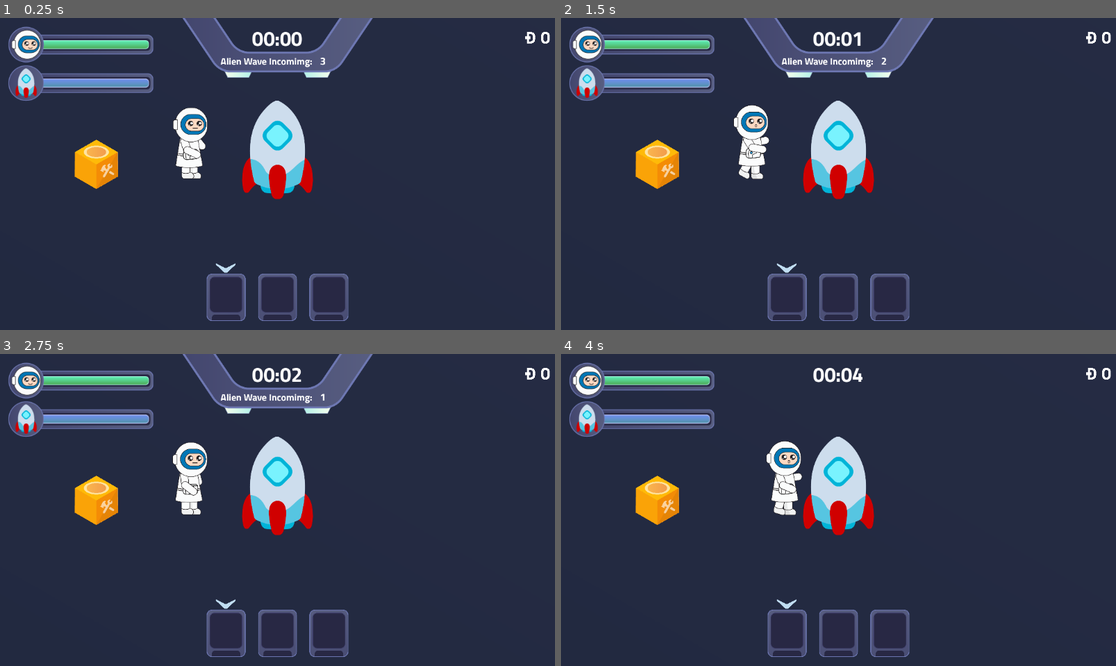
Above: before the commit, frames 1-4 (two rows, left to right).
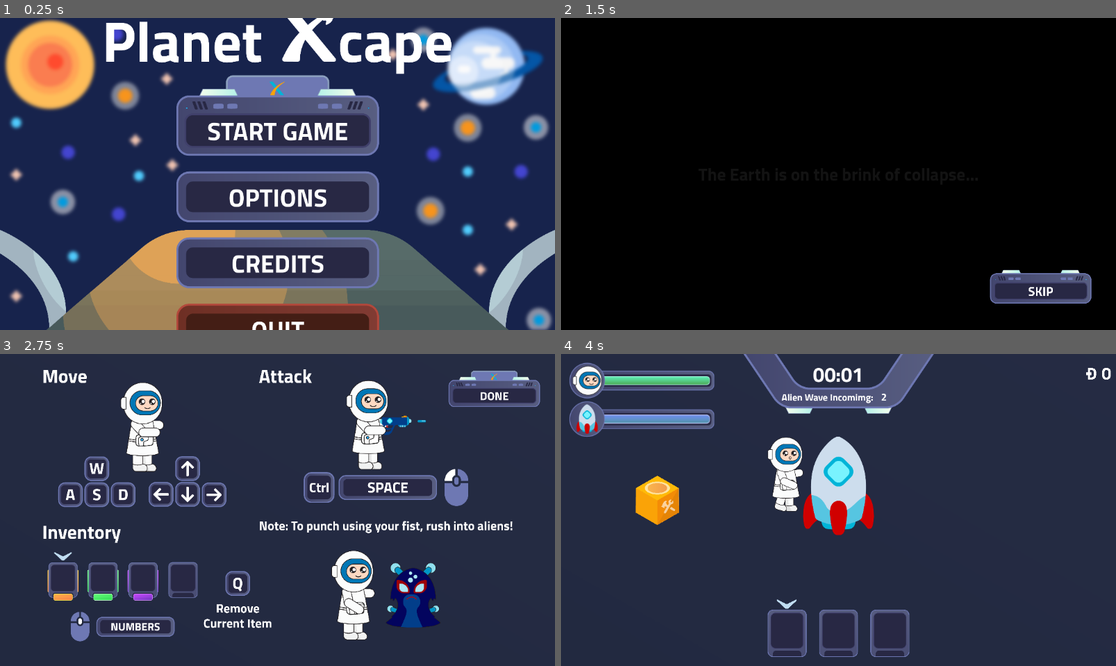
Above: after the commit, the same moments.

Repository: SenaHBHS/planet-xcape
Game: Godot game, scene res://scenes/home_screen/home.tscn
Same seed, same stepped clock (60 frames per second), same inputs: the game is played once before the commit and once after it. Before the commit the project starts from res://scenes/game/game.tscn.
Inputs (mouse positions are in pixels of both pictures, inside the frame that each line leads up to):
- Up to frame 1 (0.25 s): no input
- Up to frame 2 (1.5 s): click (838, 114) at 0.52 s; click (838, 117) at 1.27 s
- Up to frame 3 (2.75 s): click (477, 619) at 2.02 s
- Up to frame 4 (4 s): click (1054, 388) at 2.77 s; move the mouse to (960, 494) at 3.52 s; hold D (move_right) from 3.53 s (still down); tap Space (attack) at 3.6 s; click (960, 494) at 3.67 s

The runs differ from the first frame. In frame 1, 51% of the frame differs, in the area x 0-100%, y 0-100%; in frame 2, 99%; in frame 3, 25%; in frame 4, 3.9%.

Commit message:
linked up all the main scenes for MVP

Diff:
--- a/autoload/game_manager.gd
+++ b/autoload/game_manager.gd
@@ -1,7 +1,7 @@
 extends Node
 
 # globalising the player and rocket position and hp points
-var player_pos: Vector2 = Vector2(0, 0)
+var player_pos: Vector2 = Vector2(400, 250) # initial position
 var rocket_pos: Vector2 = Vector2(0, 0)
 # max hp points
 var player_max_hp_points: float = LevelManager.get_level_props()["player_hp_points"]
--- a/autoload/scene_manager.gd
+++ b/autoload/scene_manager.gd
@@ -2,6 +2,7 @@
 
 # defining the scenes
 const home_scene: PackedScene = preload("res://scenes/home_screen/home.tscn")
+const select_level_scene: PackedScene = preload("res://scenes/select_level_screen/select_level.tscn")
 const story_scene: PackedScene = preload("res://scenes/story/story.tscn")
 const how_to_screen_scene: PackedScene = preload("res://scenes/how_to_screen/how_to_screen.tscn")
 const options_scene: PackedScene = preload("res://scenes/options_screen/options.tscn")
@@ -12,6 +13,9 @@
 
 func change_to_home_scene():
 	get_tree().change_scene_to_packed(home_scene)
+
+func change_to_select_level_scene():
+	get_tree().change_scene_to_packed(select_level_scene)
 
 func change_to_story_scene():
 	get_tree().change_scene_to_packed(story_scene)
--- a/project.godot
+++ b/project.godot
@@ -11,7 +11,7 @@
 [application]
 
 config/name="Planet Xcape"
-run/main_scene="res://scenes/game/game.tscn"
+run/main_scene="res://scenes/home_screen/home.tscn"
 config/features=PackedStringArray("4.2", "Mobile")
 boot_splash/bg_color=Color(0.0901961, 0.137255, 0.298039, 1)
 boot_splash/image="res://assets/splash_screen/splash_screen.png"
--- a/scenes/game/game.gd
+++ b/scenes/game/game.gd
@@ -2,9 +2,16 @@
 
 @onready var builder_box_ui = $CanvasLayer/BuilderBoxUi
 @onready var pause_screen = $CanvasLayer/PauseScreen
+@onready var player = $Player
 
 # Called when the node enters the scene tree for the first time.
 func _ready():
+	if get_tree().paused:
+		pause_screen.visible = true
+
+	# positioning the player
+	player.global_position = GameManager.get_player_position()
+
 	pause_screen.position_elements()
 
 	SignalManager.set_builder_box_opened.connect(handle_builder_box)
--- a/scenes/game/game.tscn
+++ b/scenes/game/game.tscn
@@ -21,7 +21,7 @@
 scale = Vector2(0.2, 0.2)
 
 [node name="Player" parent="." instance=ExtResource("1_dm88o")]
-position = Vector2(396, 258)
+position = Vector2(400, 250)
 
 [node name="Background" type="Sprite2D" parent="."]
 z_index = -100
--- a/scenes/home_screen/home.gd
+++ b/scenes/home_screen/home.gd
@@ -90,7 +90,7 @@
 	return x_pos
 
 func _on_start_game():
-	print("GAME STARTED")
+	SceneManager.change_to_select_level_scene()
 
 func _on_options():
 	print("OPTIONS OPENED")
--- a/scenes/pause_screen/pause_screen.gd
+++ b/scenes/pause_screen/pause_screen.gd
@@ -11,16 +11,6 @@
 		"label": "CONTINUE",
 		"category": "special",
 		"callback_bound": "_on_continue"
-	},
-	{
-		"label": "OPTIONS",
-		"category": "normal",
-		"callback_bound": "_on_options"
-	},
-	{
-		"label": "HELP",
-		"category": "normal",
-		"callback_bound": "_on_help"
 	},
 	{
 		"label": "SAVE & EXIT",
@@ -78,11 +68,5 @@
 func _on_continue():
 	get_tree().paused = false
 
-func _on_options():
-	print("OPTIONS OPENED")
-
-func _on_help():
-	print("HELP OPENED")
-
 func _on_save_and_exit():
 	get_tree().quit()
--- a/scenes/select_level_screen/select_level.gd
+++ b/scenes/select_level_screen/select_level.gd
@@ -76,9 +76,12 @@
 
 func _on_rookie():
 	LevelManager.set_level("rookie")
+	SceneManager.change_to_story_scene()
 
 func _on_veteran():
 	LevelManager.set_level("veteran")
+	SceneManager.change_to_story_scene()
 
 func _on_master():
 	LevelManager.set_level("master")
+	SceneManager.change_to_story_scene()
--- a/scenes/story/story.gd
+++ b/scenes/story/story.gd
@@ -73,16 +73,18 @@
 	SceneManager.change_to_how_to_scene()
 
 func _position_story_line():
-	var screen_size = get_viewport().size
-	var x_pos = (screen_size.x/2) - (story_line.size.x/2)
-	var y_pos = (screen_size.y/2) - (story_line.size.y/2)
-	story_line.position = Vector2(x_pos, y_pos)
+	if get_viewport() != null:
+		var screen_size = get_viewport().size
+		var x_pos = (screen_size.x/2) - (story_line.size.x/2)
+		var y_pos = (screen_size.y/2) - (story_line.size.y/2)
+		story_line.position = Vector2(x_pos, y_pos)
 
 func _position_skip_button():
-	var screen_size = get_viewport().size
-	var x_pos = screen_size.x - (skip_button.size.x*skip_button.scale.x) - 50
-	var y_pos = screen_size.y - (skip_button.size.y*skip_button.scale.y) - 50
-	skip_button.position = Vector2(x_pos, y_pos)
+	if get_viewport() != null:
+		var screen_size = get_viewport().size
+		var x_pos = screen_size.x - (skip_button.size.x*skip_button.scale.x) - 50
+		var y_pos = screen_size.y - (skip_button.size.y*skip_button.scale.y) - 50
+		skip_button.position = Vector2(x_pos, y_pos)
 
 func _place_skip_button():
 	# placing the home button
